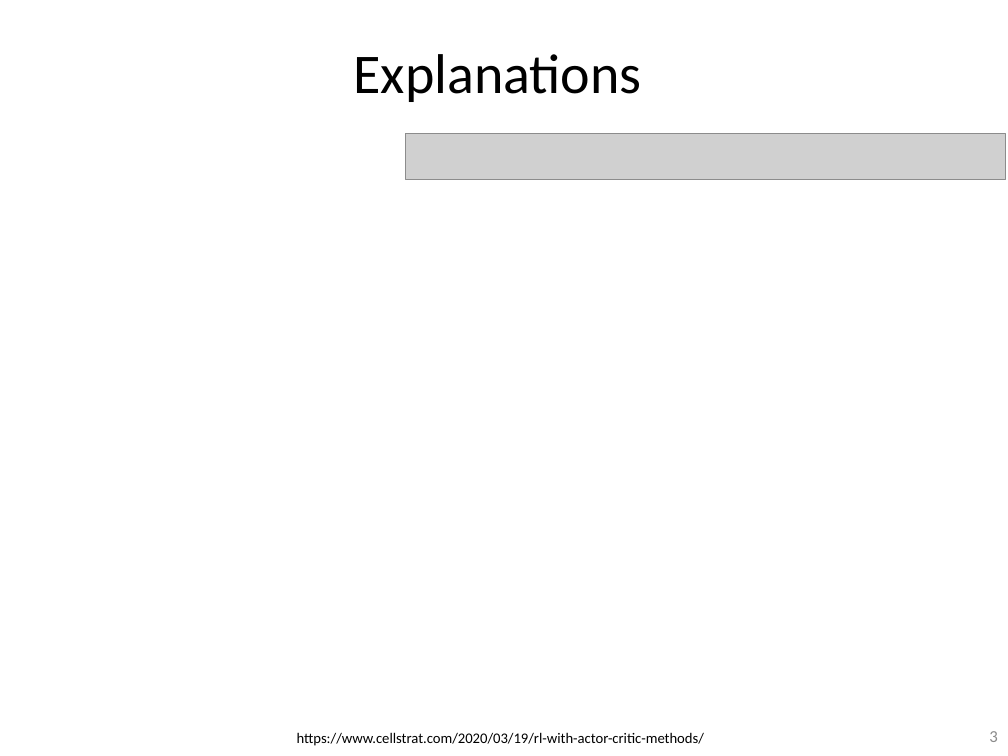
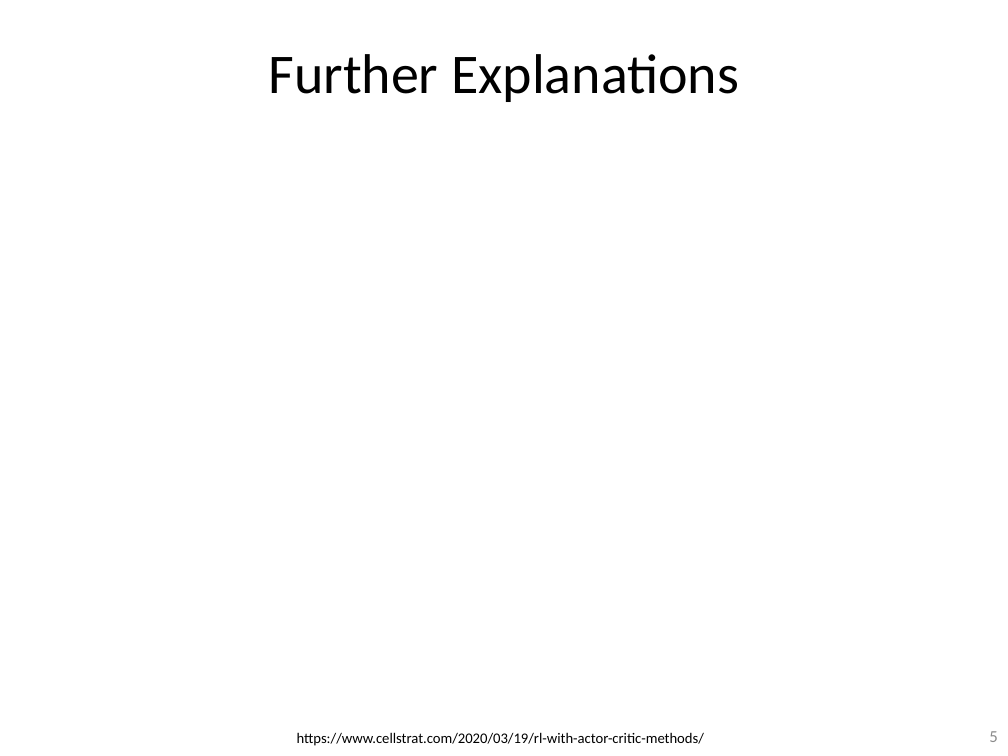
Before and after one commit to guzonghua/saav, a slide deck: slide 5 of PPTs/bak/UMU SDC TODO.pptx (slide 3 before the commit). Drawn at 1008x756 pixels with LibreOffice and Linux fonts; fonts in the diff are those of the drawing; grey boxes stand for pictures. Boxes give left, top, right and bottom in pixels: in the first picture for what was removed or moved away, otherwise in the second. Text is boxed around its words. In the diff, an @@ line names an element or a change of style, - is before the commit and + after.

```diff
--- a/PPTs/bak/UMU SDC TODO.pptx
+++ b/PPTs/bak/UMU SDC TODO.pptx
@@ title at [269, 54, 739, 102]: text changed @@
-Explanations
+Further Explanations
@@ picture removed at [406, 134, 1005, 179] @@
@@ page number at [989, 731, 997, 742]: text changed @@
-3
+5
```
Also in this commit, not shown: 2 other slides changed, 2 slides added, 5 other files.
